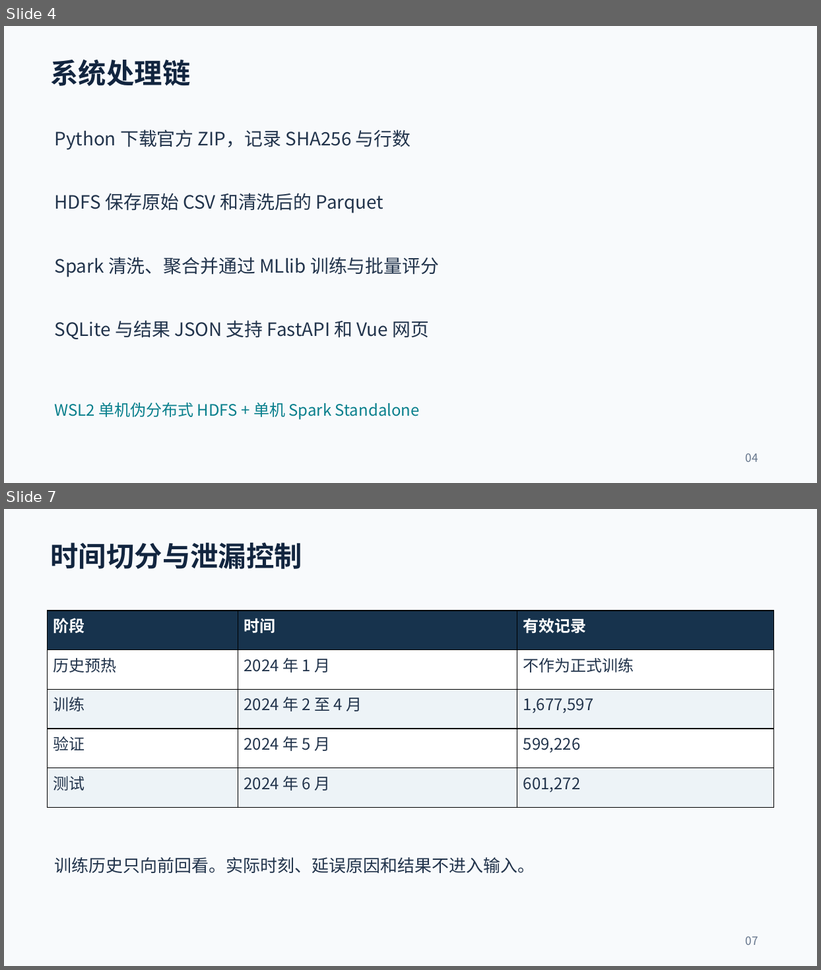
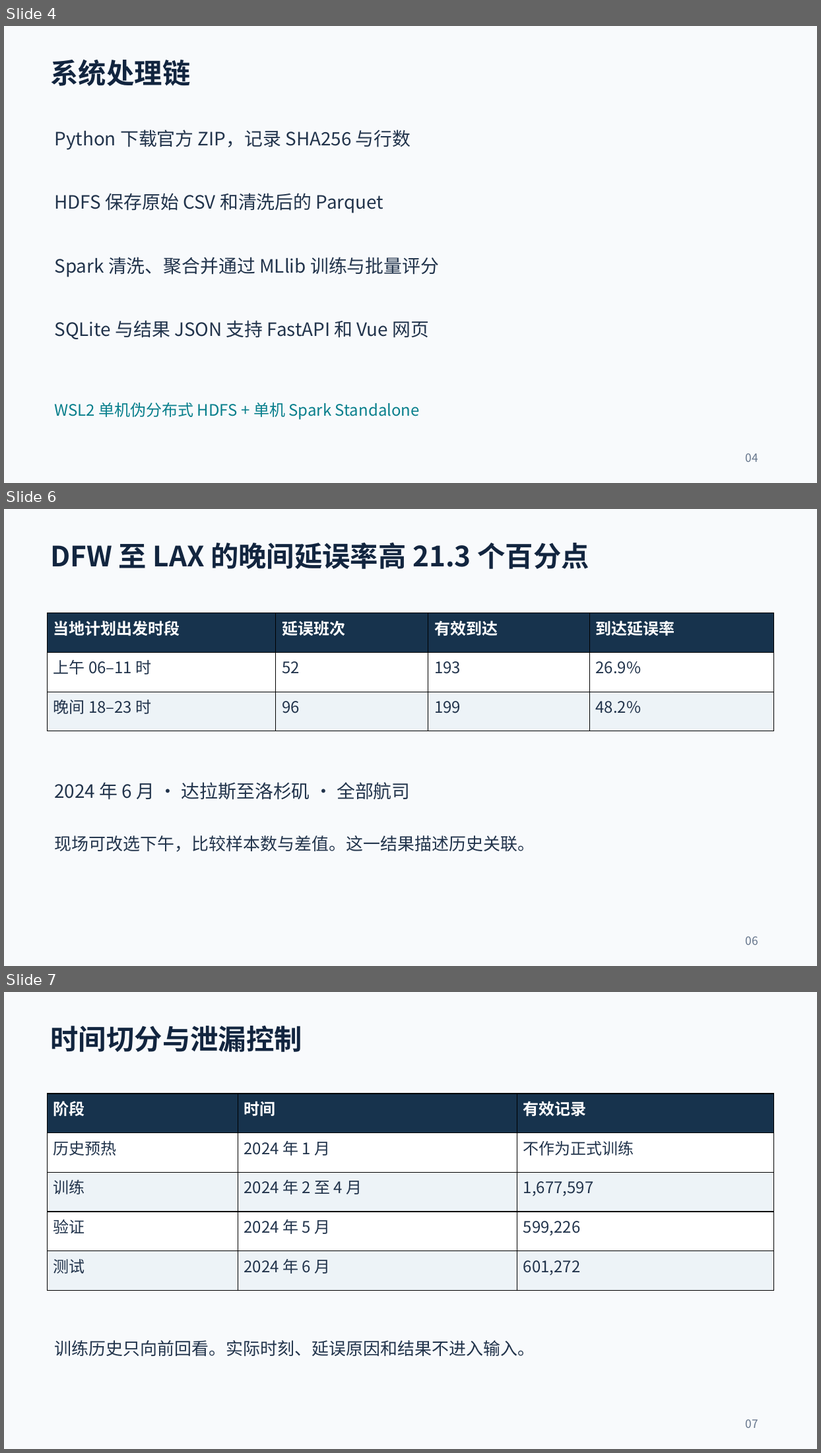
Before and after one commit to hbhjt/flight-risk-system, a slide deck: delivery/flight-risk-defense.pptx. Shown one above the other, each under a label of ours: slides 4 and 7 before the commit, slides 4, 6 and 7 after it; the slides between them are not shown. The pictures are 821x970 and 821x1453 pixels, drawn with LibreOffice and Linux fonts; fonts in the diff are those of the drawing. Boxes give left, top, right and bottom in pixels: in the first picture for what was removed or moved away, otherwise in the second. Text is boxed around its words. In the diff, an @@ line names an element or a change of style, - is before the commit and + after.

```diff
--- a/delivery/flight-risk-defense.pptx
+++ b/delivery/flight-risk-defense.pptx
@@ slide 6 added at (x1=4, y1=509, x2=817, y2=966), background #F8FAFC @@
@@ text added at (x1=51, y1=542, x2=589, y2=569), 33 pt, text #12253F, bold @@
+DFW 至 LAX 的晚间延误率高 21.3 个百分点
@@ table added at (x1=48, y1=613, x2=774, y2=731), 3 rows, 4 columns @@
+当地计划出发时段 | 延误班次 | 有效到达 | 到达延误率
+上午 06–11 时 | 52 | 193 | 26.9%
+晚间 18–23 时 | 96 | 199 | 48.2%
@@ text added at (x1=54, y1=782, x2=410, y2=800), 21.8 pt, text #21334B @@
+2024 年 6 月 · 达拉斯至洛杉矶 · 全部航司
@@ text added at (x1=54, y1=836, x2=535, y2=852), 20.2 pt, text #21334B @@
+现场可改选下午，比较样本数与差值。这一结果描述历史关联。
@@ text added at (x1=746, y1=937, x2=758, y2=945), 13.5 pt, text #64748B @@
+06
```
Also in this commit, not shown: 1 slide changed, 2 other slides added, 3 slides removed, 23 other files.
